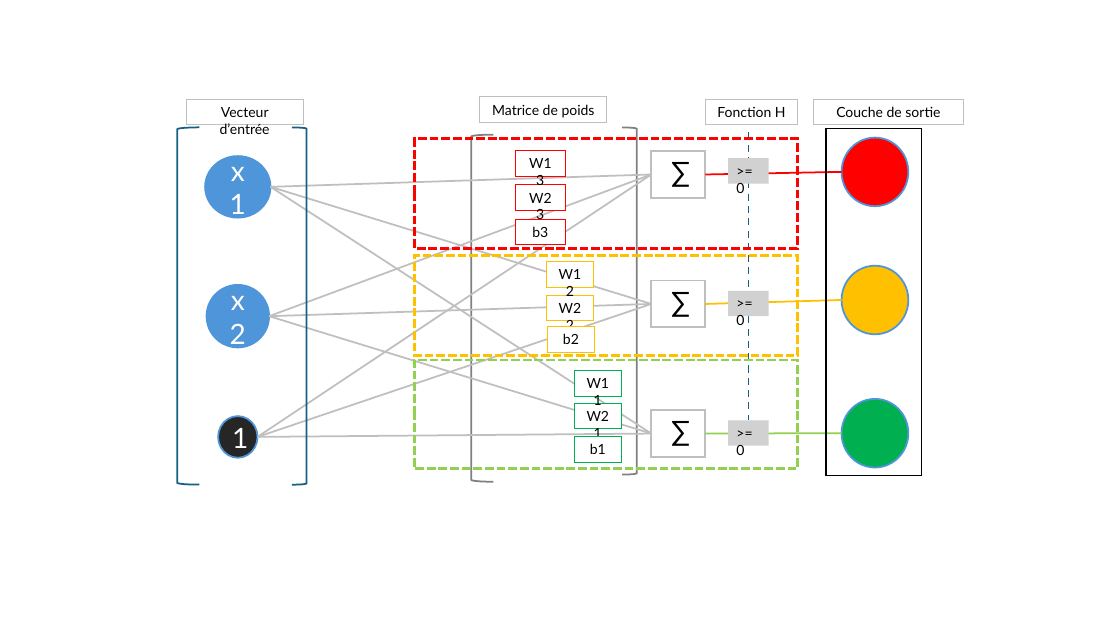
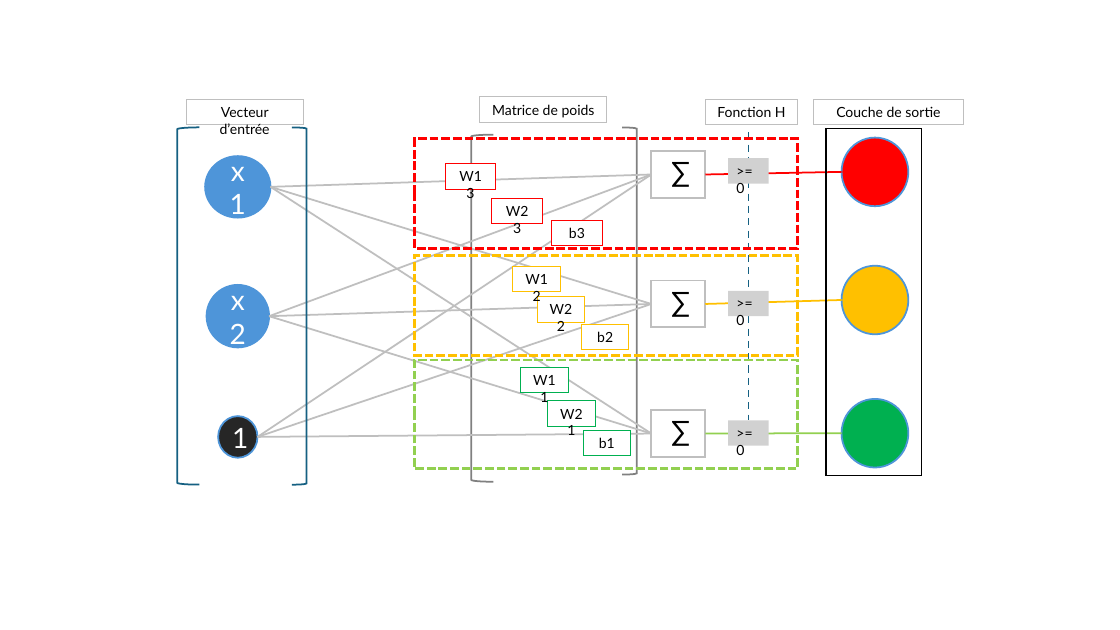
Before and after one commit to pirelaurent/IA_boite_blanche, a slide deck: slide 5 of outillage.pptx. Drawn at 1120x630 pixels with LibreOffice and Linux fonts; fonts in the diff are those of the drawing. Boxes give left, top, right and bottom in pixels: in the first picture for what was removed or moved away, otherwise in the second. Text is boxed around its words. In the diff, an @@ line names an element or a change of style, - is before the commit and + after.

```diff
--- a/outillage.pptx
+++ b/outillage.pptx
@@ rectangle "W1 3": place and size @@
-rectangle "W1 3" at (515,150,565,176)
+rectangle "W1 3" at (445,164,496,189)
@@ rectangle "W2 3": place and size @@
-rectangle "W2 3" at (515,185,565,210)
+rectangle "W2 3" at (492,198,543,223)
@@ rectangle "b3": place and size @@
-rectangle "b3" at (515,219,565,245)
+rectangle "b3" at (552,220,602,245)
@@ rectangle "W1 2": place and size @@
-rectangle "W1 2" at (546,262,594,287)
+rectangle "W1 2" at (513,266,561,292)
@@ rectangle "W2 2": place and size @@
-rectangle "W2 2" at (546,296,594,321)
+rectangle "W2 2" at (537,297,585,322)
@@ rectangle "b2": place and size @@
-rectangle "b2" at (547,327,595,352)
+rectangle "b2" at (581,324,629,350)
@@ rectangle "W1 1": place and size @@
-rectangle "W1 1" at (574,371,622,396)
+rectangle "W1 1" at (521,367,569,392)
@@ rectangle "W2 1": place and size @@
-rectangle "W2 1" at (574,403,622,429)
+rectangle "W2 1" at (548,401,596,426)
@@ rectangle "b1": place and size @@
-rectangle "b1" at (574,437,622,462)
+rectangle "b1" at (583,430,631,455)
```
Also in this commit, not shown: 2 other slides changed, 1 slide added, 1 slide removed, 9 other files.
